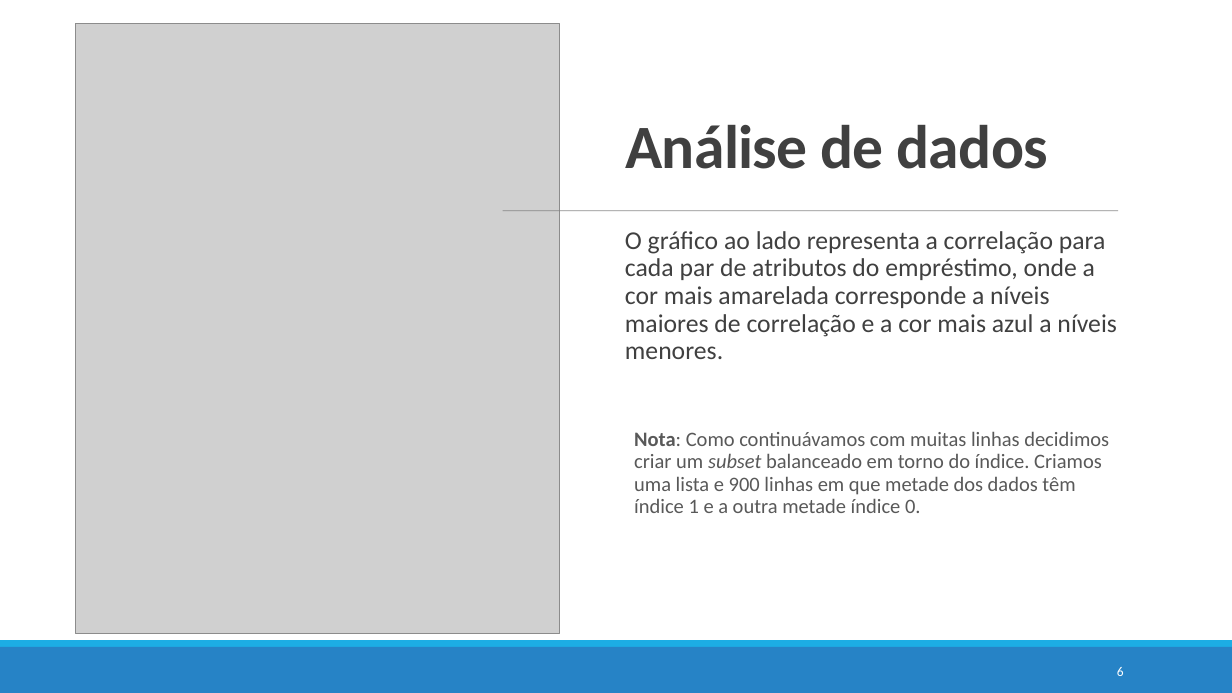
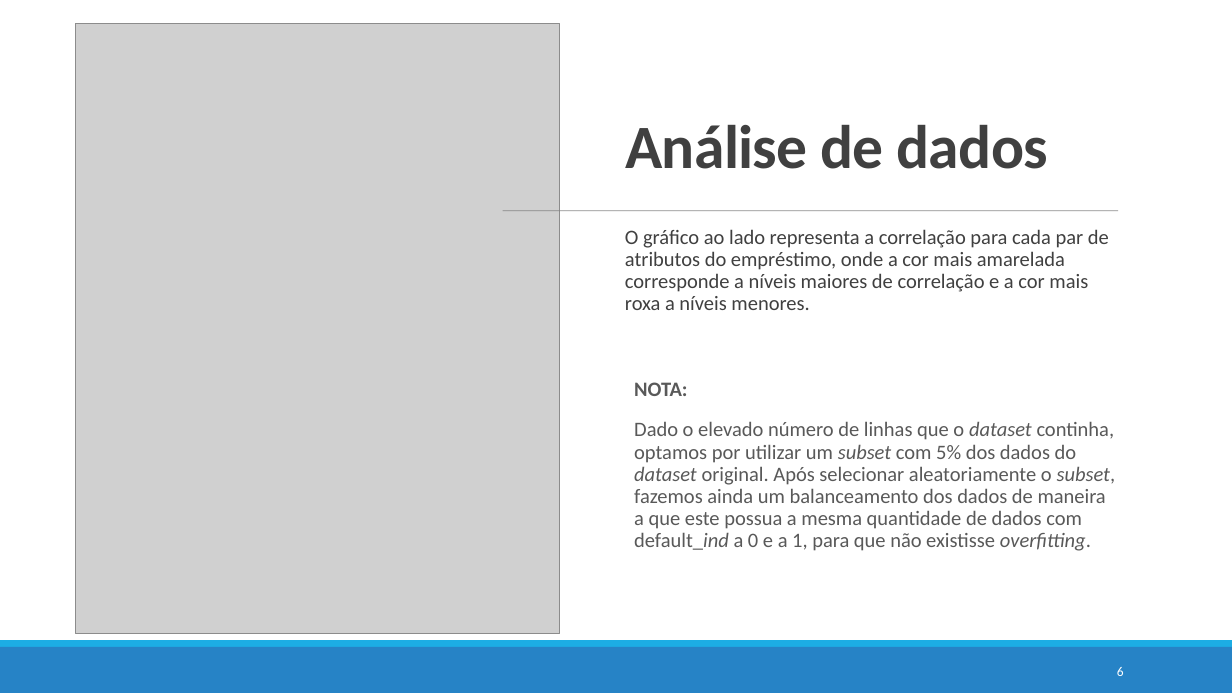
Before and after one commit to pedrovponte/IART-g39, a slide deck: slide 6 of proj2/docs/finalpresentation.pptx. Drawn at 1232x693 pixels with LibreOffice and Linux fonts; fonts in the diff are those of the drawing; grey boxes stand for pictures. Boxes give left, top, right and bottom in pixels: in the first picture for what was removed or moved away, otherwise in the second. Text is boxed around its words. In the diff, an @@ line names an element or a change of style, - is before the commit and + after.

Commit message:
presentation

```diff
--- a/proj2/docs/finalpresentation.pptx
+++ b/proj2/docs/finalpresentation.pptx
@@ text at (625,229,1116,551): text changed @@
-O gráfico ao lado representa a correlação para cada par de atributos do empréstimo, onde a cor mais amarelada corresponde a níveis maiores de correlação e a cor mais azul a níveis menores.
-  Nota: Como continuávamos com muitas linhas decidimos criar um subset balanceado em torno do índice. Criamos uma lista e 900 linhas em que metade dos dados têm índice 1 e a outra metade índice 0.
+O gráfico ao lado representa a correlação para cada par de atributos do empréstimo, onde a cor mais amarelada corresponde a níveis maiores de correlação e a cor mais roxa a níveis menores.
+  NOTA:
+  Dado o elevado número de linhas que o dataset continha, optamos por utilizar um subset com 5% dos dados do dataset original. Após selecionar aleatoriamente o subset, fazemos ainda um balanceamento dos dados de maneira a que este possua a mesma quantidade de dados com default_ind a 0 e a 1, para que não existisse overfitting.
```
Also in this commit, not shown: 4 other slides changed.
